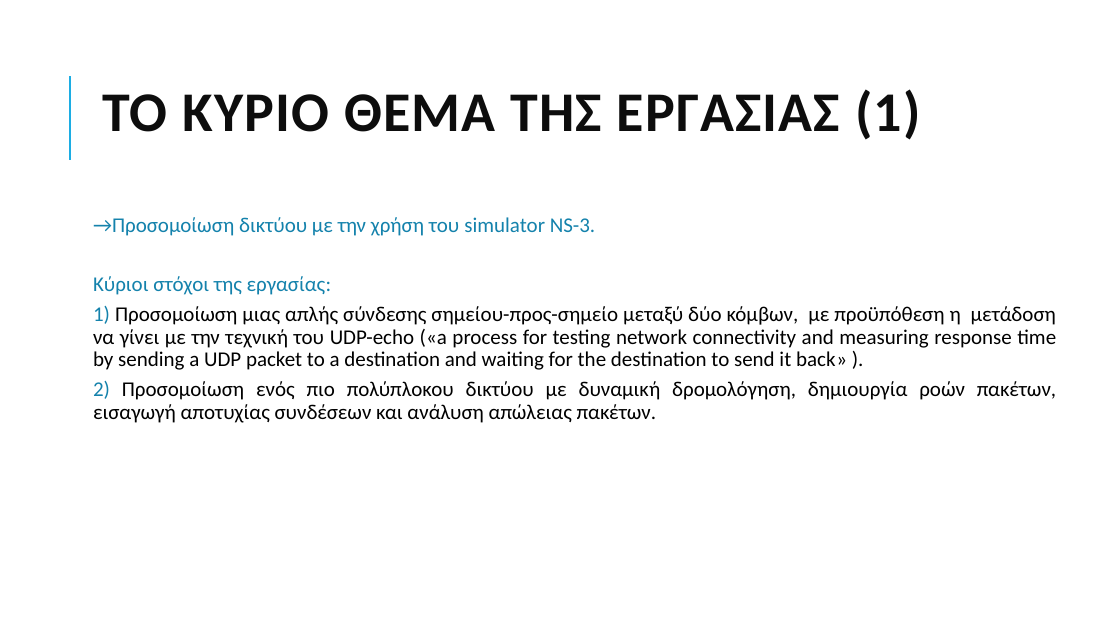
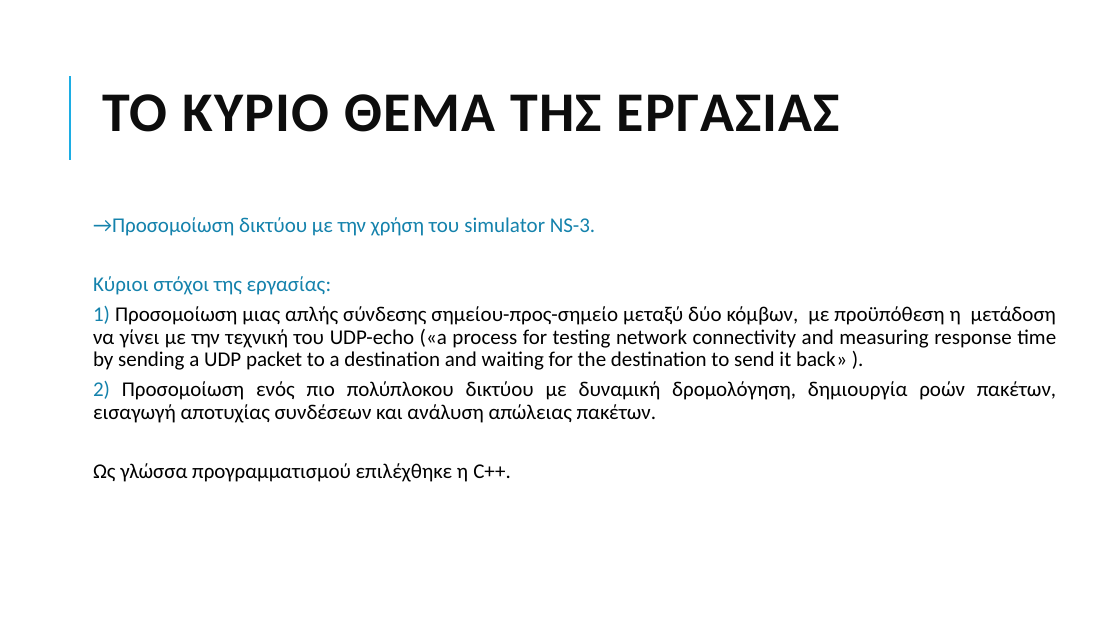
Before and after one commit to grgmyl/Ns3Project, a slide deck: slide 2 of Presentations/Ns-3_presentation_F.pptx. Drawn at 1120x630 pixels with LibreOffice and Linux fonts; fonts in the diff are those of the drawing. Boxes give left, top, right and bottom in pixels: in the first picture for what was removed or moved away, otherwise in the second. Text is boxed around its words. In the diff, an @@ line names an element or a change of style, - is before the commit and + after.

```diff
--- a/Presentations/Ns-3_presentation_F.pptx
+++ b/Presentations/Ns-3_presentation_F.pptx
@@ title at [102, 94, 840, 132]: text changed @@
-ΤΟ ΚΥΡΙΟ ΘΕΜΑ ΤΗΣ ΕΡΓΑΣΙΑΣ (1)
+ΤΟ ΚΥΡΙΟ ΘΕΜΑ ΤΗΣ ΕΡΓΑΣΙΑΣ
@@ text at [93, 463, 511, 482]: paragraph added @@
+  Ως γλώσσα προγραμματισμού επιλέχθηκε η C++.
```
Also in this commit, not shown: 7 other slides changed.
